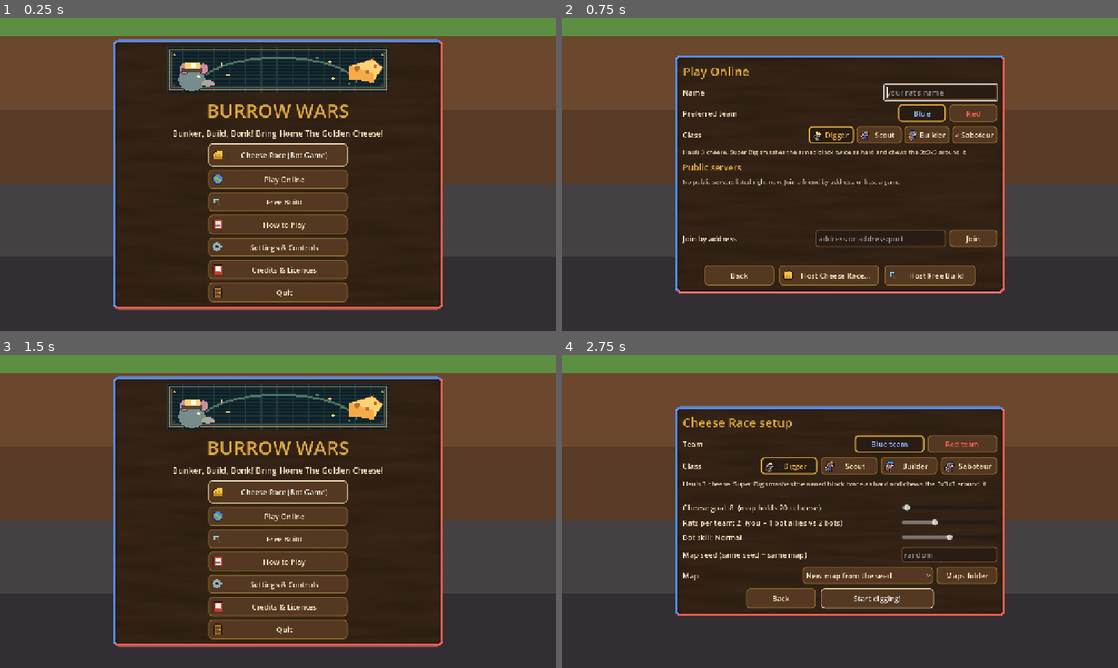
Above: before the commit, frames 1-4 (two rows, left to right).
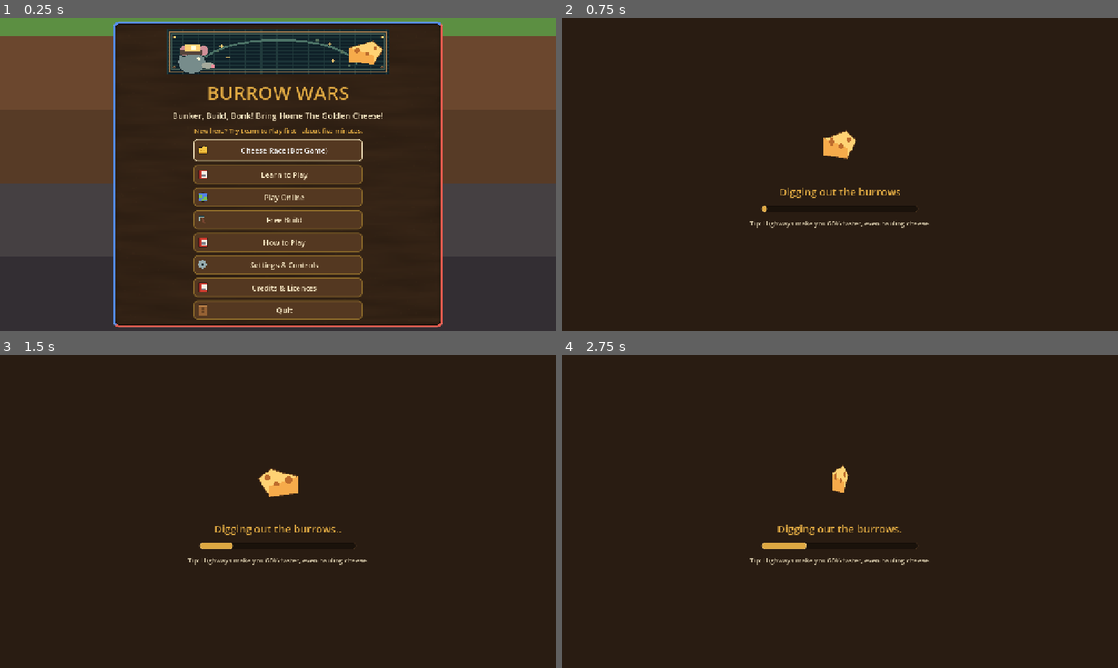
Above: after the commit, the same moments.

Repository: Beanidip/BurrowWars
Game: Godot game, scene res://scenes/main.tscn
Two runs of this game, one before a commit and one after it. Both use one fixed random seed, a clock stepped at 60 frames per second and the inputs below. Sound files missing from this copy of the repository are replaced by a short silence.
Inputs (mouse positions are in pixels of both pictures, inside the frame that each line leads up to):
- Up to frame 1 (0.25 s): no input
- Up to frame 2 (0.75 s): click (840, 174) at 0.5 s, where only the run after the commit has a clickable "Learn to Play"
- Up to frame 3 (1.5 s): click (177, 611) at 1.25 s, where only the run before the commit has a clickable "Back"
- Up to frame 4 (2.75 s): click (840, 492) at 2 s, where only the run before the commit has a clickable "Cheese Race (Bot Game)"

The runs differ from the first frame. In frame 1, 23% of the frame differs, in the area x 20-80%, y 1-99%; in frame 2, 65%; in frame 3, 69%; in frame 4, 71%, in the area x 0-100%, y 0-100%.

Commit message:
Learn to Play: a guided first match
A new main-menu option starts a quiet goal-1 match with no bots playing,
a practice rat outside your base and a cheese buried just past it. A
panel walks through seven steps - move, buy in the workshop, dig 3
blocks, place 2, bonk the practice rat, find the cheese, bank it at home
- each ticking off when it is really done (dropping the cheese sends you
back for it). Prompts use the player's own key bindings. Until it is
finished once, the menu suggests it to new players.

Co-Authored-By: Claude Opus 5.5 <noreply@anthropic.com>
Claude-Session: https://claude.ai/code/session_011JWAHCiNXkTbDcScoUVYgH

Diff:
--- a/scripts/core/config.gd
+++ b/scripts/core/config.gd
@@ -98,6 +98,7 @@
 	"player_name": "",
 	"last_address": "",
 	"host_lobby": true,
+	"tutorial_done": false,
 }
 
 const WINDOW_MODES := ["windowed", "fullscreen", "exclusive"]
--- a/scripts/match/game_session.gd
+++ b/scripts/match/game_session.gd
@@ -118,6 +118,14 @@
 	hud.rematch_requested.connect(func() -> void: rematch_requested.emit())
 	hud.start_requested.connect(func() -> void: start_requested.emit())
 	m.won.connect(_celebrate)
+	if bool(settings.get("tutorial", false)) and not online_client:
+		var guide := TutorialGuide.new()
+		guide.name = "Tutorial"
+		guide.m = m
+		guide.rat = player
+		add_child(guide)
+		guide.setup()
+		m.fx.connect(guide.on_fx)
 	if loading != null:
 		# behind the loading screen: the match waits while every core meshes the world
 		m.auto_step = false
--- /dev/null
+++ b/scripts/match/tutorial.gd
@@ -0,0 +1,184 @@
+class_name TutorialGuide
+extends CanvasLayer
+## Learn to Play: a short guided first match. A quiet goal-1 game with no bots
+## playing, a practice rat standing outside your base and a cheese buried just
+## past it. A panel walks you through moving, the workshop, digging, building,
+## bonking, finding cheese and bringing it home; each step ticks off when you
+## have done it. Banking the cheese wins the match, which ends the tutorial.
+## Key names come from Inputs, so they follow the player's own bindings.
+
+signal finished
+
+const STEPS := ["move", "shop", "dig", "place", "bonk", "cheese", "home"]
+const MARK_TTL := 1.0e9
+
+var m: Match
+var rat: Rat
+var step := 0
+var dummy: Rat
+var cheese_cell := Vector3i(-1, -1, -1)
+var _start := Vector3.ZERO
+var _scrap0 := 0
+var _mats0 := 0
+var _placed := 0
+var _bonked := false
+var _poll_t := 0.0
+var _title: Label
+var _text: Label
+var _done := false
+
+
+func setup() -> void:
+	## Make the map tutorial-friendly. Call once, before the world is meshed.
+	m.bots.clear()   # nobody else plays: the rats just stand where they are
+	var front := MapGenerator.approach_point(rat.team)
+	var out := Vector3(signf(front.x - rat.position.x), 0, signf(front.z - rat.position.z))
+	for r in m.rats:
+		if r.team != rat.team and dummy == null:
+			dummy = r
+	if dummy != null:
+		var at := Vector3i(floori(front.x + out.x * 3.0), 0, floori(front.z + 2.0))
+		dummy.position = Vector3(at.x + 0.5, m.world.surface_y(at.x, at.z), at.z + 0.5)
+		dummy.display_name = "Practice Rat"
+	var c := Vector3i(floori(front.x + out.x * 7.0), 0, floori(front.z - 2.0))
+	cheese_cell = Vector3i(c.x, m.world.surface_y(c.x, c.z) - 2, c.z)   # one block of ground over it
+	m.world.set_block(cheese_cell, Blocks.CHEESE)
+	_begin(0)
+
+
+func _ready() -> void:
+	layer = 5
+	var panel := PanelContainer.new()
+	panel.add_theme_stylebox_override("panel", UiKit.box(Color(0.12, 0.08, 0.05, 0.88), UiKit.BRASS, 10, 2, 12))
+	panel.position = Vector2(16, 110)
+	panel.custom_minimum_size = Vector2(360, 0)
+	panel.mouse_filter = Control.MOUSE_FILTER_IGNORE
+	add_child(panel)
+	var v := VBoxContainer.new()
+	v.add_theme_constant_override("separation", 6)
+	panel.add_child(v)
+	_title = UiKit.label("", 17, UiKit.BRASS)
+	v.add_child(_title)
+	_text = UiKit.wrapped("", 16)
+	_text.custom_minimum_size = Vector2(340, 0)
+	v.add_child(_text)
+	_refresh()
+
+
+func text_for(i: int) -> String:
+	var k := func(action: String) -> String: return Inputs.key_name(action)
+	match STEPS[clampi(i, 0, STEPS.size() - 1)]:
+		"move":
+			return "Look around with the mouse and walk with %s %s %s %s. %s jumps; press it again in the air to double jump." % [
+				k.call("move_forward"), k.call("move_left"), k.call("move_back"), k.call("move_right"), k.call("jump")]
+		"shop":
+			return "Back on your base, press %s to open the workshop and buy something - try Ladders. You start with a little scrap; mining orange scrap blocks earns more." % k.call("workshop")
+		"dig":
+			return "Hold left mouse on the ground to dig. Dig 3 blocks: the dirt and stone go into your pack."
+		"place":
+			return "Right mouse places what you dug (%s-%s pick the material). Place 2 blocks - handy for climbing out of holes." % [
+				k.call("slot_1"), k.call("slot_4")]
+		"bonk":
+			return "A Practice Rat is waiting outside your base (marked). Walk up to it and left-click to bonk it. A bonked rat drops a cheese if it carries one."
+		"cheese":
+			return "Golden cheese is buried just outside your base (marked). Dig down to it and walk into it to pick it up."
+		"home":
+			return "Carry it home! Cheese slows you down, so keep away from enemies. Step onto your base to bank it and win."
+	return ""
+
+
+func _begin(i: int) -> void:
+	step = i
+	_start = rat.position
+	_scrap0 = rat.scrap
+	_mats0 = _mat_total()
+	_placed = 0
+	_bonked = false
+	_clear_markers()
+	match STEPS[clampi(step, 0, STEPS.size() - 1)]:
+		"bonk":
+			if dummy != null:
+				m.add_marker(dummy.position + Vector3(0, 1.2, 0), "Practice Rat", rat.team, MARK_TTL)
+		"cheese":
+			m.add_marker(Vector3(cheese_cell) + Vector3(0.5, 1.5, 0.5), "Cheese here", rat.team, MARK_TTL)
+		"home":
+			var zone := MapGenerator.base_zone(rat.team)
+			m.add_marker(zone.get_center() + Vector3(0, 1.0, 0), "Home", rat.team, MARK_TTL)
+	_refresh()
+
+
+func _clear_markers() -> void:
+	for i in range(m.markers.size() - 1, -1, -1):
+		if float(m.markers[i]["ttl"]) > MARK_TTL * 0.5:
+			m.markers.remove_at(i)
+
+
+func _mat_total() -> int:
+	var n := 0
+	for k: String in rat.mats:
+		n += int(rat.mats[k])
+	return n
+
+
+func _refresh() -> void:
+	if _title == null:
+		return
+	if _done:
+		_title.text = "Learn to Play - done!"
+		_text.text = "You banked your first cheese. In a real match the first team to the goal wins. Esc > Quit to menu, then try a Cheese Race against bots."
+		return
+	_title.text = "Learn to Play  -  step %d of %d" % [step + 1, STEPS.size()]
+	_text.text = text_for(step)
+
+
+func on_fx(kind: String, pos: Vector3, _data: Variant) -> void:
+	## Placing and bonking are seen through the match's effect events.
+	if kind == "place" and (pos + Vector3(0.5, 0.5, 0.5)).distance_to(rat.eye()) < 8.0:
+		_placed += 1
+	elif kind == "bonk" and dummy != null and pos.distance_to(dummy.position) < 2.5:
+		_bonked = true
+
+
+func poll() -> void:
+	## Has the current step been done? (Called a few times a second.)
+	if _done:
+		return
+	var ok := false
+	match STEPS[step]:
+		"move":
+			ok = Vector2(rat.position.x - _start.x, rat.position.z - _start.z).length() > 3.0
+		"shop":
+			ok = rat.scrap < _scrap0
+		"dig":
+			ok = _mat_total() >= _mats0 + 3
+		"place":
+			ok = _placed >= 2
+		"bonk":
+			ok = _bonked
+		"cheese":
+			ok = rat.carried > 0
+		"home":
+			if m.scores[rat.team] >= 1:
+				ok = true
+			elif rat.carried == 0:
+				_begin(STEPS.find("cheese"))   # dropped it: go and get it again
+				return
+	if not ok:
+		return
+	if step + 1 >= STEPS.size():
+		_done = true
+		_clear_markers()
+		Config.set_value("tutorial_done", true)
+		Config.save()
+		_refresh()
+		finished.emit()
+	else:
+		Sfx.play("discovery_chime", -6.0, 1.2, 0.0)
+		_begin(step + 1)
+
+
+func _process(delta: float) -> void:
+	_poll_t -= delta
+	if _poll_t <= 0.0 and m != null and rat != null:
+		_poll_t = 0.2
+		poll()
--- a/scripts/ui/main_menu.gd
+++ b/scripts/ui/main_menu.gd
@@ -133,7 +133,12 @@
 	col.add_theme_constant_override("separation", 8)
 	_page.add_child(col)
 	var play := Icons.on_button(UiKit.button("Cheese Race (Bot Game)", _show_setup, Vector2(320, 52)), "cheese")
+	if not bool(Config.get_value("tutorial_done")):
+		var hint := UiKit.label("New here? Try Learn to Play first - about five minutes.", 15, UiKit.BRASS)
+		hint.horizontal_alignment = HORIZONTAL_ALIGNMENT_CENTER
+		col.add_child(hint)
 	col.add_child(play)
+	col.add_child(Icons.on_button(UiKit.button("Learn to Play", _start_tutorial, Vector2(320, 44)), "book"))
 	col.add_child(Icons.on_button(UiKit.button("Play Online", _show_online, Vector2(320, 44)), "online"))
 	col.add_child(Icons.on_button(UiKit.button("Free Build", _show_free.bind(false), Vector2(320, 44)), "hammer"))
 	col.add_child(Icons.on_button(UiKit.button("How to Play", _show_help, Vector2(320, 44)), "book"))
@@ -359,6 +364,11 @@
 	back.grab_focus()
 
 
+func _start_tutorial() -> void:
+	start_requested.emit({"mode": "race", "seed": 4242, "goal": 1, "team": 0, "class": "digger", "team_size": 1,
+		"tutorial": true, "bot_rest": 0.0})
+
+
 func _show_credits() -> void:
 	_clear()
 	_page.add_child(UiKit.label("Credits & Licences", 28, UiKit.BRASS))
--- a/tests/test_runner.gd
+++ b/tests/test_runner.gd
@@ -20,7 +20,7 @@
 		"mouse_trap", "tnt_chain_and_gate", "ladder_spring_conveyor_gate", "class_abilities",
 		"class_permissions", "win_condition", "vault_raid", "digger_power", "water_exit", "lava_flows", "water_flows", "ladder_stack_and_floor_gadgets",
 		"team_block_and_builder", "ice_slides_off_the_end", "scrap_abundance",
-		"painted_blocks", "review_fixes", "bot_sees_cheese", "enem …(528 unchanged characters)… terrain_faces", "safe_saves_and_exit", "bot_crosses_trench", "bot_gear_and_dash" …(287 unchanged characters)…
+		"painted_blocks", "review_fixes", "bot_sees_cheese", "enem …(528 unchanged characters)… terrain_faces", "safe_saves_and_exit", "tutorial", "bot_crosses_trench", "bot_gear_and_dash" …(287 unchanged characters)…
 		"stone_and_obsidian", "chisel_rules", "chisel_economy_is_zero_sum", "chisel_collision_and_steps",
 		"chisel_persists", "pantograph", "dynamite_physics", "dynamite_traps", "dynamite_blast",
 		"new_traps_vs_rats", "cannon", "crane_and_dozer", "machine_transport", "machine_rules",
@@ -4343,3 +4343,101 @@
 	UiKit.clear_cache()
 	check(Icons.tex("cheese") != null and RatSprite._frame("digger", 0, "idle", 0) != null and UiKit.theme() != null,
 		"after clearing, everything loads again")
+
+
+func test_tutorial() -> void:
+	## Learn to Play: each step ticks off when the player has really done it.
+	var keep := bool(Config.get_value("tutorial_done"))
+	var m := new_match({"goal": 1, "seed": 4242})
+	var me := m.spawn_rat(0, "digger", false)
+	m.spawn_rat(1, "scout", true)
+	run(m, 0.3)
+	var guide := TutorialGuide.new()
+	guide.m = m
+	guide.rat = me
+	add_child(guide)
+	guide.setup()
+	m.fx.connect(guide.on_fx)
+	check(m.bots.is_empty() and guide.dummy != null and guide.dummy.team == 1, "nobody else plays; the other rat is the practice rat")
+	check(m.world.get_cell(guide.cheese_cell) == Blocks.CHEESE, "a cheese is buried for the lesson")
+	check(Blocks.SOLID[m.world.get_cell(guide.cheese_cell + Vector3i(0, 1, 0))] == 1, "under one block of ground")
+	check(guide.step == 0 and guide.text_for(0).contains(Inputs.key_name("move_forward")), "step 1 names your own keys")
+	# 1 move
+	guide.poll()
+	check(guide.step == 0, "nothing ticks off by itself")
+	me.position += Vector3(3.5, 0, 0)
+	guide.poll()
+	check(guide.step == 1, "walking ticks off step 1")
+	# 2 workshop
+	me.position = MapGenerator.spawn_point(0)
+	run(m, 0.2)
+	check(m.try_buy(me, "ladder") == "", "buy ladders at base")
+	guide.poll()
+	check(guide.step == 2, "buying something ticks off step 2")
+	# 3 dig: three blocks next to the base, for real
+	var front := MapGenerator.approach_point(0)
+	me.position = Vector3(floorf(front.x) + 0.5, m.world.surface_y(floori(front.x), floori(front.z)), floorf(front.z) + 0.5)
+	me.vel = Vector3.ZERO
+	run(m, 0.3)
+	var dug := 0
+	for dz in [1, -1, 2, -2, 3]:
+		var cell := Vector3i(floori(me.position.x) + 1, floori(me.position.y) - 1, floori(me.position.z) + dz)
+		for hit in 12:
+			if Blocks.SOLID[m.world.get_cell(cell)] == 0:
+				break
+			me.dig_cd = 0.0
+			m.try_dig(me, cell)
+		if Blocks.SOLID[m.world.get_cell(cell)] == 0:
+			dug += 1
+	guide.poll()
+	check(dug >= 3 and guide.step == 3, "digging 3 blocks ticks off step 3 (%d dug)" % dug)
+	# 4 place two blocks
+	for dz in [1, -1]:
+		var cell := Vector3i(floori(me.position.x) + 1, floori(me.position.y), floori(me.position.z) + dz)
+		m.world.set_block(cell, Blocks.AIR)
+		m.try_place_mat(me, cell, "dirt" if int(me.mats["dirt"]) > 0 else "stone")
+	guide.poll()
+	check(guide.step == 4, "placing 2 blocks ticks off step 4")
+	check(m.markers.size() == 1 and String(m.markers[0]["text"]) == "Practice Rat", "the practice rat is marked")
+	# 5 bonk the practice rat
+	me.position = guide.dummy.position + Vector3(1.2, 0, 0)
+	me.bonk_cd = 0.0
+	me.stun = 0.0
+	run(m, 0.05)
+	m.try_bonk(me, guide.dummy)
+	guide.poll()
+	check(guide.step == 5, "bonking it ticks off step 5")
+	# 6 pick up the cheese
+	check(m.markers.size() == 1 and String(m.markers[0]["text"]) == "Cheese here", "the cheese is marked")
+	m.world.set_block(guide.cheese_cell, Blocks.AIR)
+	m.spawn_pickup("cheese", me.position + Vector3(0, 0.2, 0), Vector3.ZERO)
+	run(m, 0.5)
+	guide.poll()
+	check(me.carried > 0 and guide.step == 6, "picking it up ticks off step 6")
+	# dropping it sends you back for it
+	m.drop_cheese(me)
+	guide.poll()
+	check(guide.step == 5 and me.carried == 0, "drop it and the guide sends you back for it")
+	run(m, 2.5)
+	me.vel = Vector3.ZERO
+	var picked := false
+	for p in m.pickups:
+		if p.kind == "cheese":
+			me.position = p.pos
+			picked = true
+	run(m, 0.5)
+	guide.poll()
+	check(picked and me.carried > 0 and guide.step == 6, "pick it up again")
+	# 7 bank it
+	var done := [false]
+	guide.finished.connect(func() -> void: done[0] = true)
+	me.position = MapGenerator.spawn_point(0)
+	me.vel = Vector3.ZERO
+	run(m, 0.5)
+	guide.poll()
+	check(m.scores[0] >= 1 and m.over and done[0], "banking it wins the match and finishes the tutorial")
+	check(bool(Config.get_value("tutorial_done")), "and it's remembered")
+	Config.set_value("tutorial_done", keep)
+	Config.save()
+	guide.queue_free()
+	end(m)
Not shown, added: scripts/match/tutorial.gd.uid
